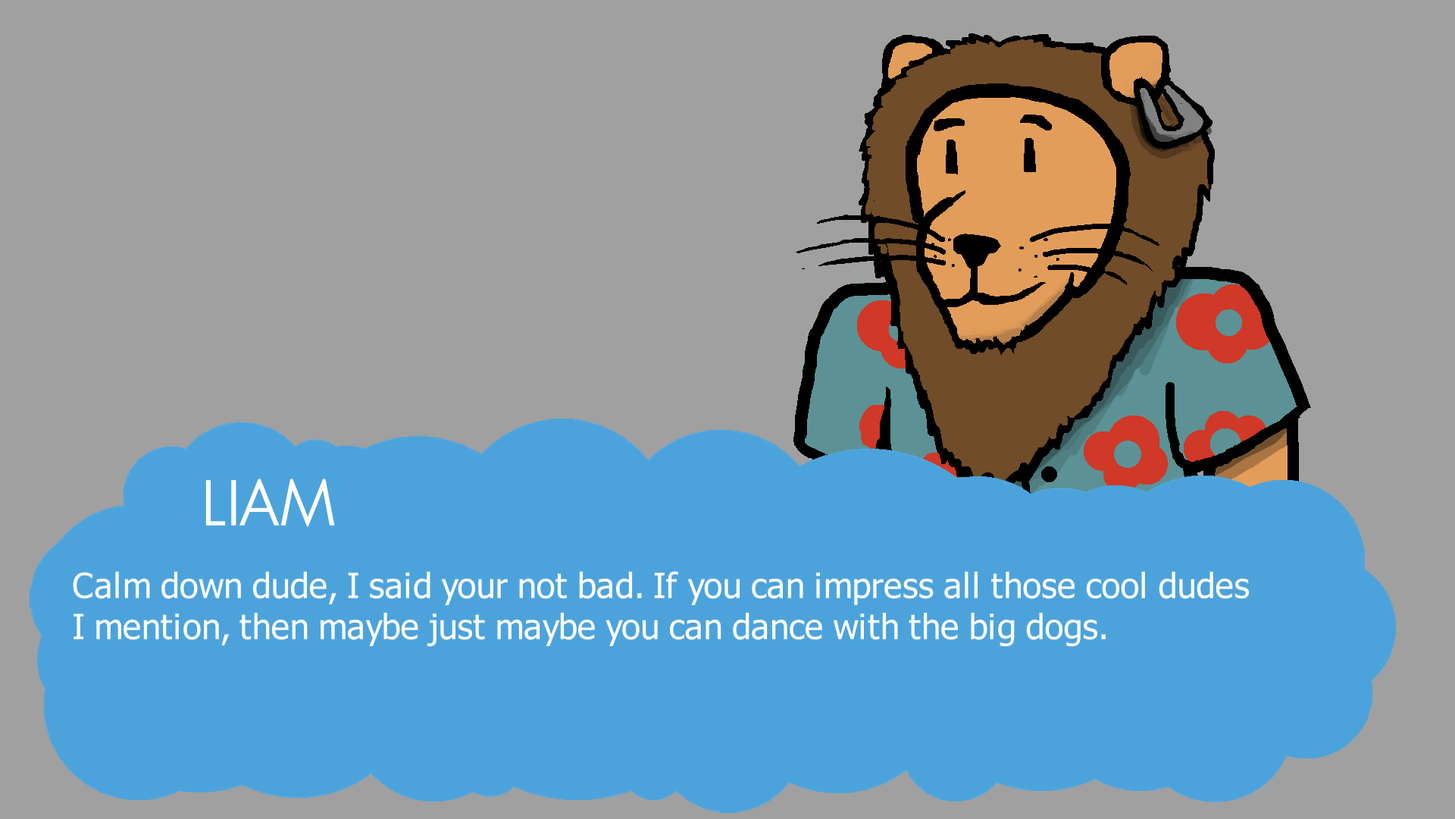
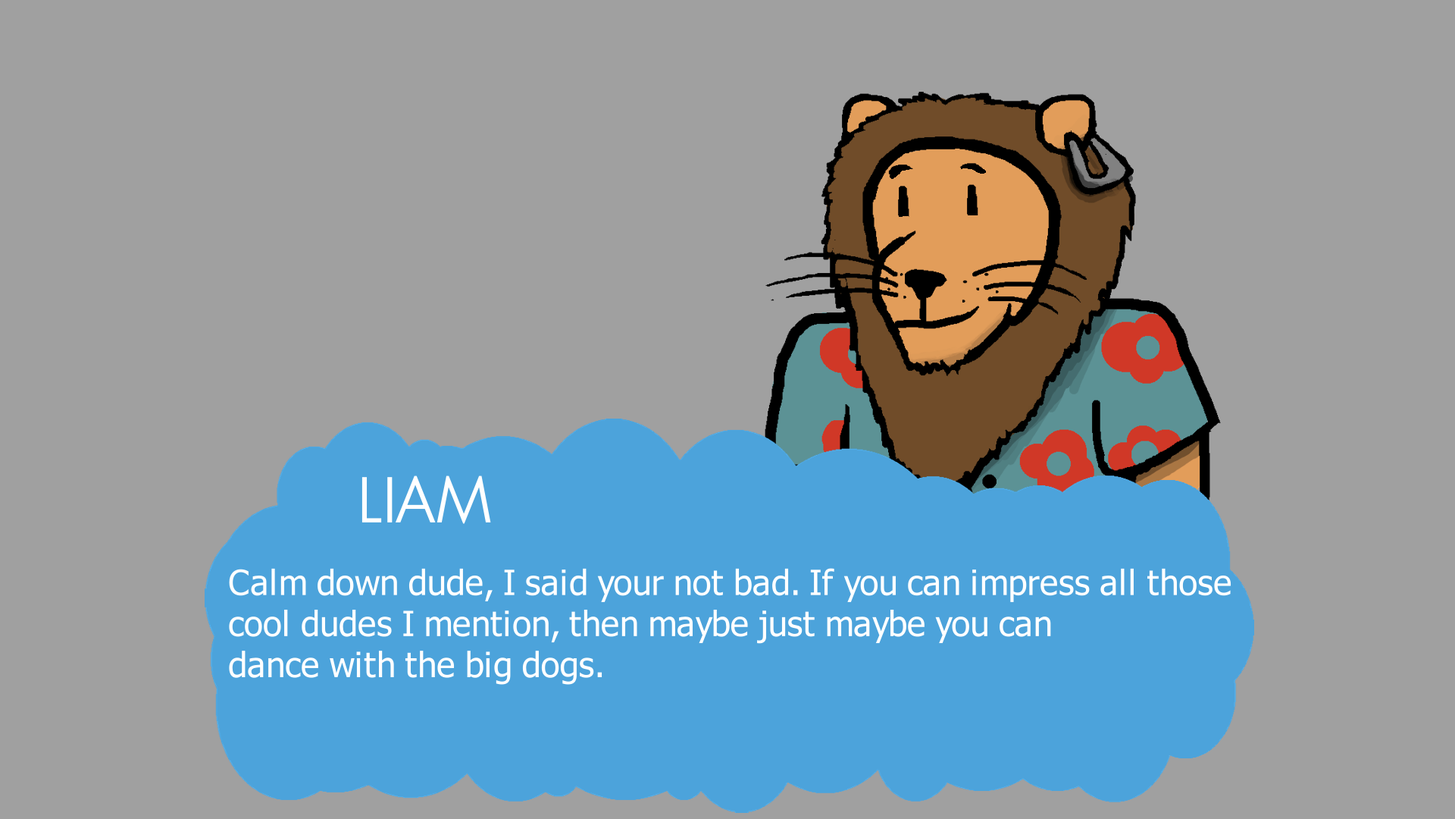
Layered file, before and after one edit (1455 × 819). Changes by layer:
added group "Group 3" with 2 layers above "Group 2" over [204, 391, 1272, 813]
added layer "Bubble" in group "Group 3" over [204, 391, 1272, 813]
added group "Group 2" (1st of 2) with 5 layers above "Vector Layer 1" over [194, 33, 1397, 680]
added layer "Shadow" (1st of 2, in "Group 2") in group "Group 2" over [873, 97, 1213, 506]
added layer "Lines Merged" (2nd of 3, in "Group 2") in group "Group 2" over [727, 48, 1359, 583]
added layer "Color" (1st of 2, in "Group 2") in group "Group 2" over [194, 33, 1213, 534]
removed layer "Paint Layer 1" over [29, 339, 1397, 813]
hid group "Group 2" (2nd of 2) (4 layers) over [582, 33, 1380, 583]
painted on "Color" (2nd of 2, in "Group 2") over [727, 33, 1359, 534]
painted on "Background" (1st of 2) over [29, 33, 1397, 813]
